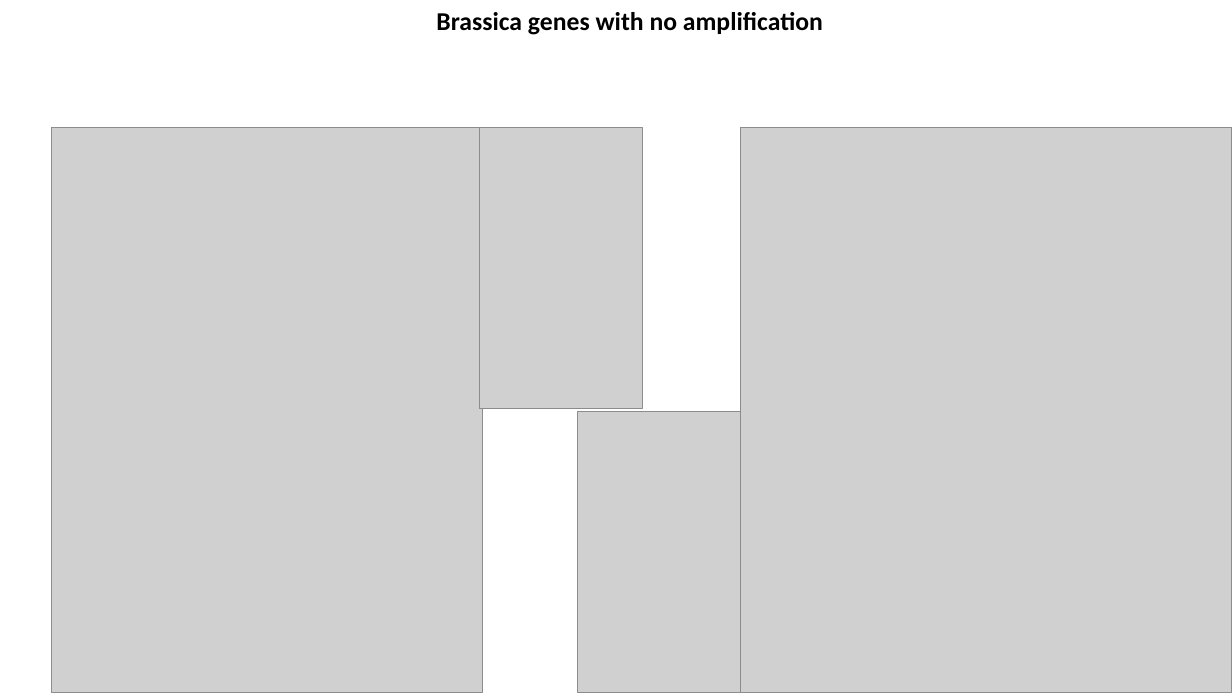
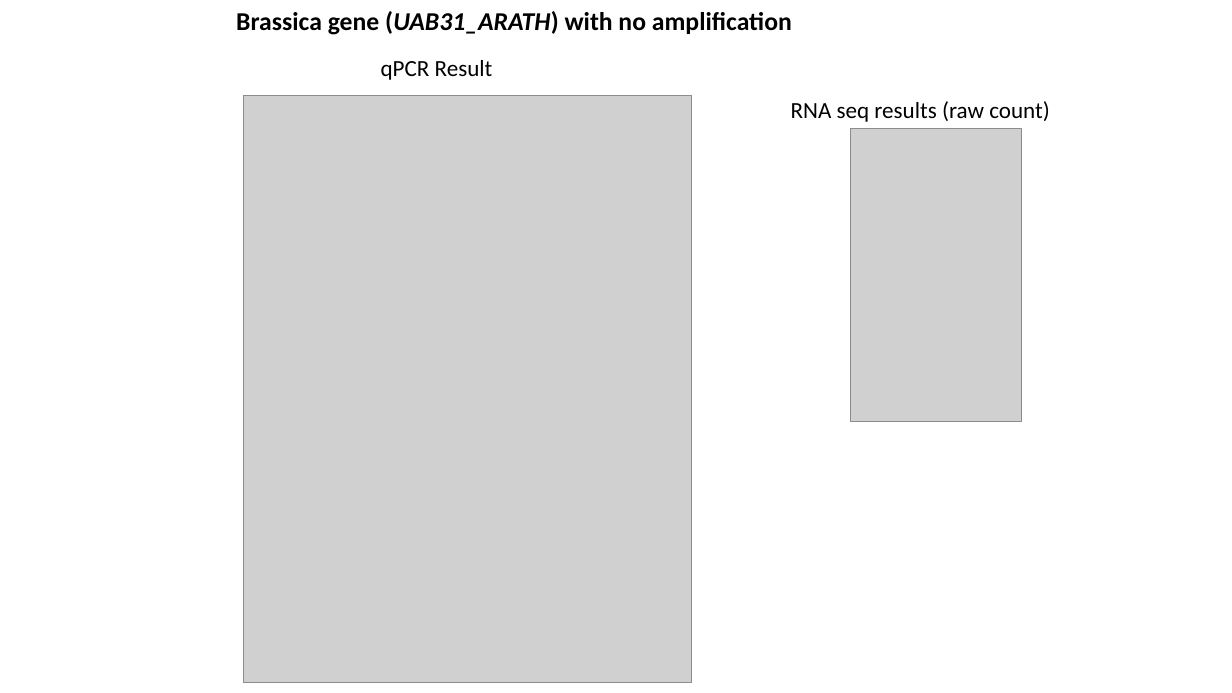
Before and after one commit to gcsudha/RNA-seq, a slide deck: slide 7 of qPCR validation/qPCR-Validation.pptx (slide 6 before the commit). Drawn at 1232x693 pixels with LibreOffice and Linux fonts; fonts in the diff are those of the drawing; grey boxes stand for pictures. Boxes give left, top, right and bottom in pixels: in the first picture for what was removed or moved away, otherwise in the second. Text is boxed around its words. In the diff, an @@ line names an element or a change of style, - is before the commit and + after.

Commit message:
few changes

```diff
--- a/qPCR validation/qPCR-Validation.pptx
+++ b/qPCR validation/qPCR-Validation.pptx
@@ text at (236, 11, 792, 35): text changed @@
-Brassica genes with no amplification
+Brassica gene (UAB31_ARATH) with no amplification
@@ text added at (381, 60, 493, 80), 18 pt, text #000000 @@
+qPCR Result
@@ picture: place and size @@
-picture at (52, 128, 483, 693)
+picture at (244, 96, 691, 683)
@@ text added at (791, 101, 1050, 122), 18 pt, text #000000 @@
+RNA seq results (raw count)
@@ picture removed at (741, 128, 1232, 693) @@
@@ picture: place and size @@
-picture at (479, 128, 642, 409)
+picture at (851, 128, 1022, 422)
@@ picture removed at (578, 412, 741, 693) @@
```
Also in this commit, not shown: 3 other slides changed, 1 slide added, 1 slide removed.
